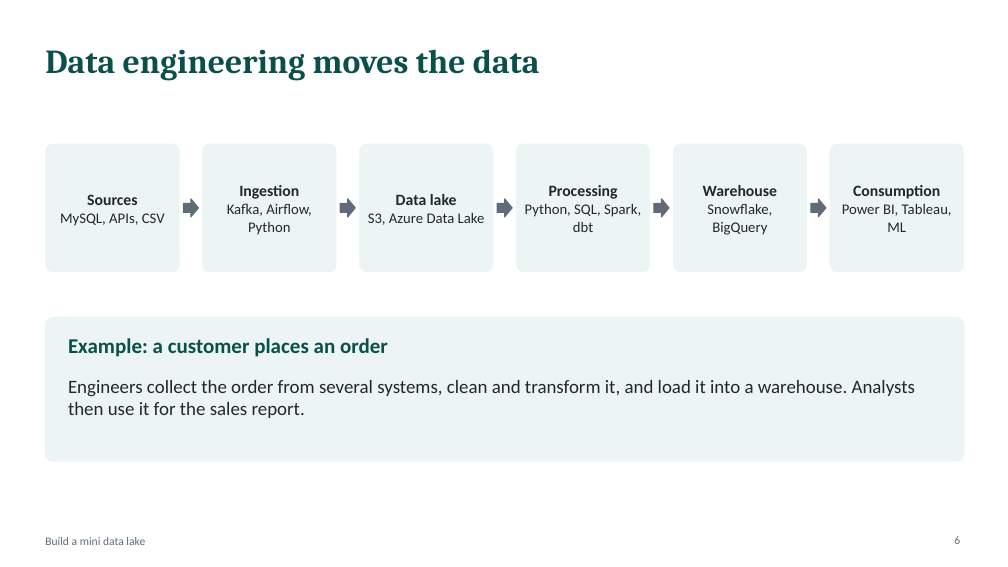
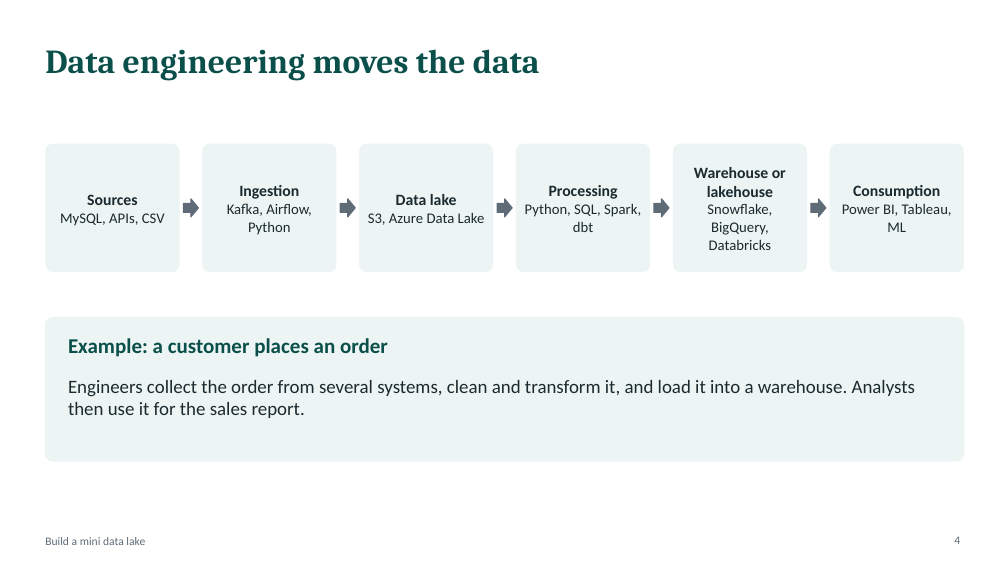
Before and after one commit to atulkahatecdac/datalake, a slide deck: slide 4 of Data_Engineering_Session.pptx (slide 6 before the commit). Drawn at 1008x567 pixels with LibreOffice and Linux fonts; fonts in the diff are those of the drawing. Boxes give left, top, right and bottom in pixels: in the first picture for what was removed or moved away, otherwise in the second. Text is boxed around its words. In the diff, an @@ line names an element or a change of style, - is before the commit and + after.

```diff
--- a/Data_Engineering_Session.pptx
+++ b/Data_Engineering_Session.pptx
@@ text in rounded rectangle at bbox=[694, 167, 786, 250]: text changed @@
-Warehouse
-Snowflake, BigQuery
+Warehouse or lakehouse
+Snowflake, BigQuery, Databricks
@@ page number at bbox=[954, 536, 960, 544]: text changed @@
-6
+4
```
Also in this commit, not shown: 5 other slides changed, 15 slides added.
